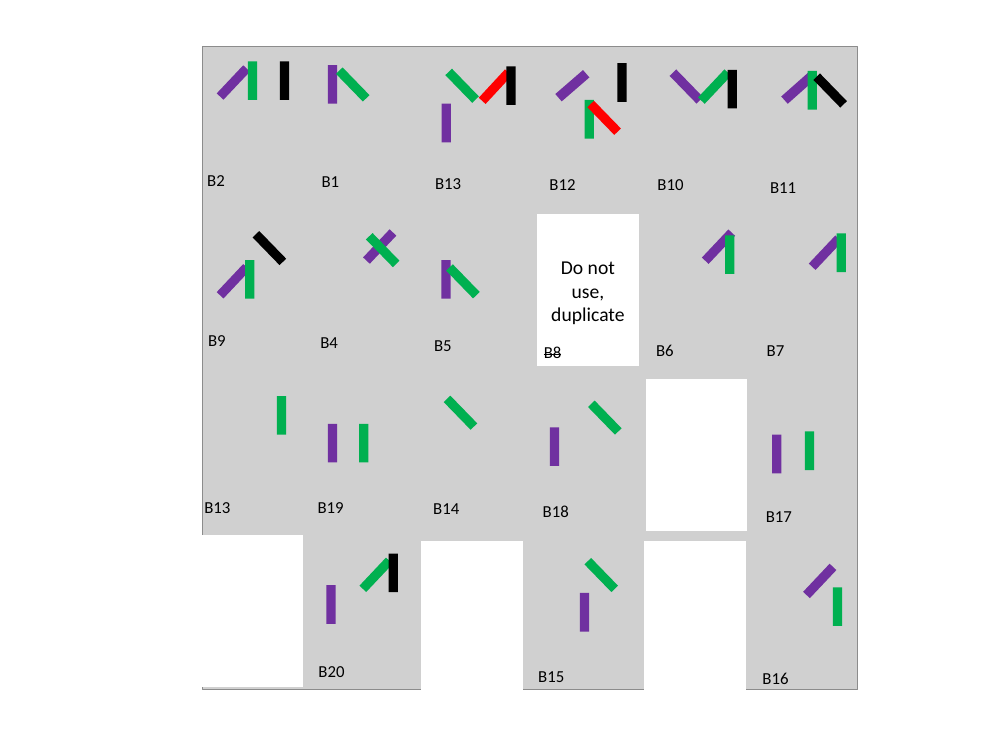
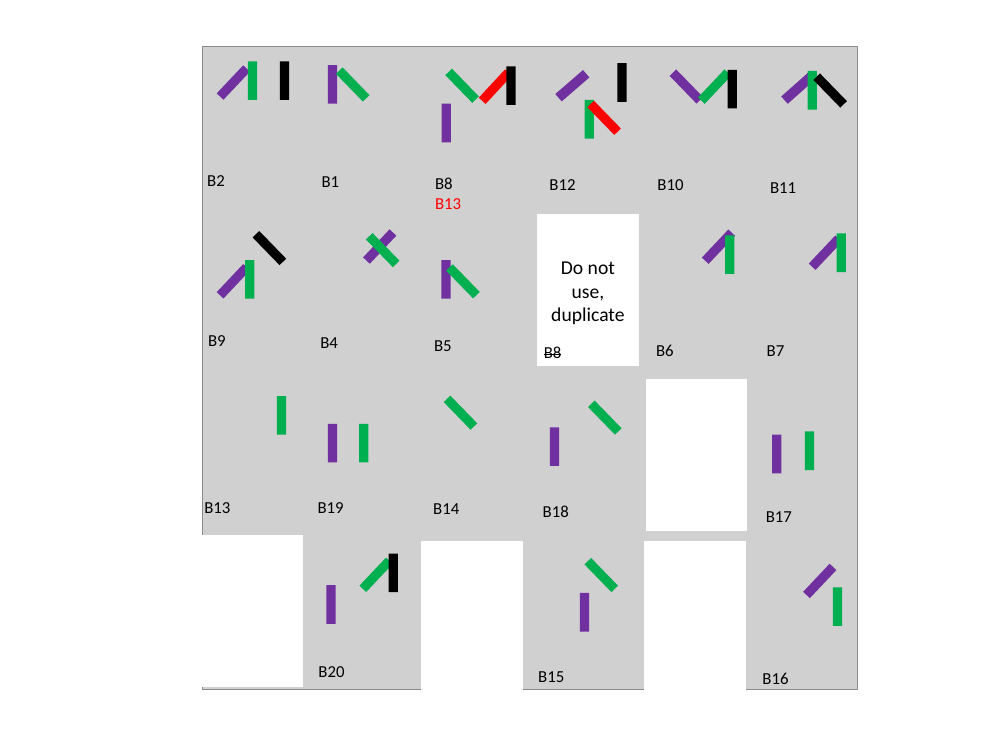
Before and after one commit to AndreyRisukhin/HexPawn, a slide deck: slide 1 of Box Labels Recolored.pptx. Drawn at 1008x756 pixels with LibreOffice and Linux fonts; fonts in the diff are those of the drawing; grey boxes stand for pictures. Boxes give left, top, right and bottom in pixels: in the first picture for what was removed or moved away, otherwise in the second. Text is boxed around its words. In the diff, an @@ line names an element or a change of style, - is before the commit and + after.

```diff
--- a/Box Labels Recolored.pptx
+++ b/Box Labels Recolored.pptx
@@ text at (435,177,461,209): text changed; text colour #000000 to #FF0000 @@
-B13
+B8 B13
```
Also in this commit, not shown: 1 other file.
